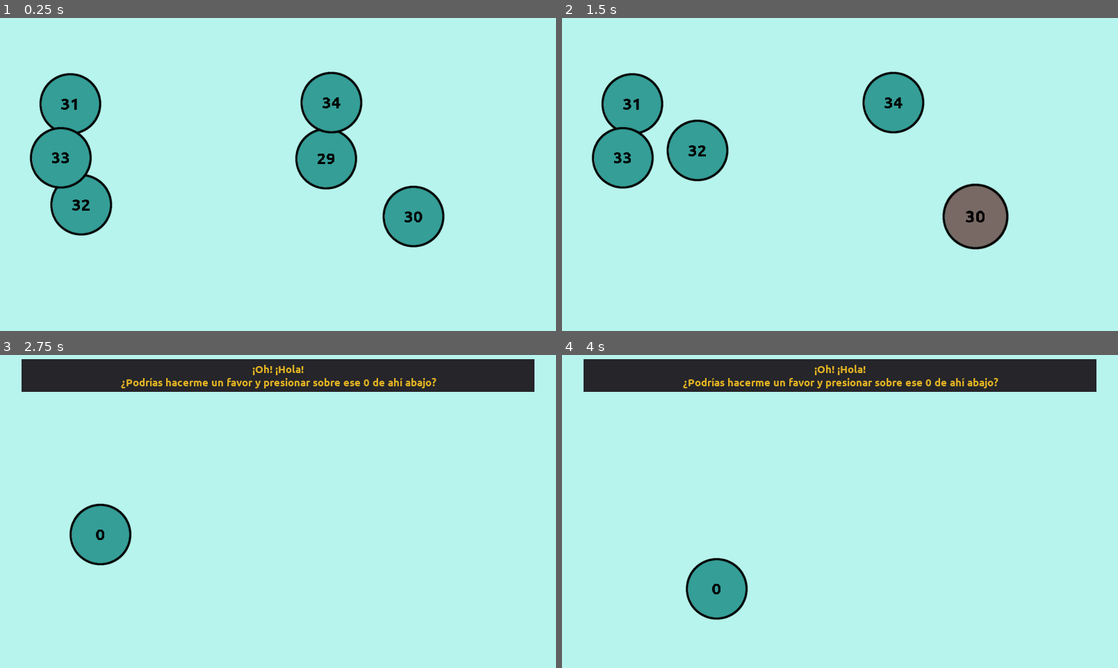
Above: before the commit, frames 1-4 (two rows, left to right).
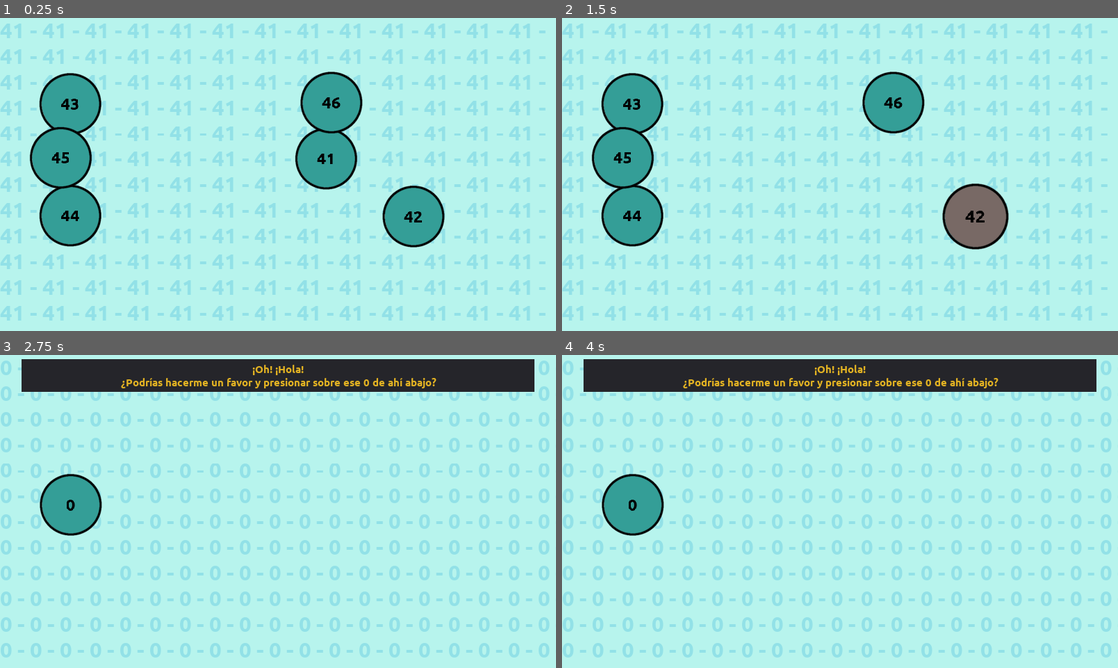
Above: after the commit, the same moments.

Repository: moisesjbc/contando-hasta-100
Game: Godot game, scene res://gameplay/main/main.tscn
The game is run twice, just before and just after one commit, with the same random seed, the same clock (stepped at 60 frames per second) and the same inputs.
Inputs (mouse positions are in pixels of both pictures, inside the frame that each line leads up to):
- Up to frame 1 (0.25 s): no input
- Up to frame 2 (1.5 s): move the mouse to (890, 158) at 0.52 s; click (890, 158) at 0.67 s; move the mouse to (973, 215) at 1.27 s; click (973, 215) at 1.42 s
- Up to frame 3 (2.75 s): click "Restart game" at 2 s
- Up to frame 4 (4 s): move the mouse to (895, 442) at 2.77 s; click (895, 442) at 2.92 s; move the mouse to (812, 574) at 3.52 s; click (812, 574) at 3.67 s

The runs differ from the first frame. In frame 1, 13% of the frame differs, in the area x 0-99%, y 1-97%; in frame 2, 16%; in frame 3, 15%; in frame 4, 16%.

Commit message:
Add notification taunt

Diff:
--- a/godot-project/gameplay/levels_config/levels_config.gd
+++ b/godot-project/gameplay/levels_config/levels_config.gd
@@ -81,6 +81,14 @@
 	},
 	36: {
 		LevelConfigKey.HINT: "¡Uff! Parece que no lo era"
+	},
+	45: {
+		LevelConfigKey.TRICK: TrickType.NOTIFICATION,
+		LevelConfigKey.GAME_OVER_TAUNT: "Mira que me salio fea la notificación y aún así caíste :-D"
+	},
+	51: {
+		LevelConfigKey.HINT: "¡Mitad del camino! ¡Dale al 50 para continuar!",
+		LevelConfigKey.GAME_OVER_TAUNT: "¿O era el 51?"
 	}
 }
 
--- a/godot-project/gameplay/main/main.gd
+++ b/godot-project/gameplay/main/main.gd
@@ -10,10 +10,10 @@
 func _ready():
 	# set_level(current_level)
 	# TODO: Remove development trick
-	for i in range(0, 32):
+	for i in range(0, 44):
 		current_level = i
 		$levels_config.get_level_config(i)
-	set_level(32)
+	set_level(44)
 
 
 func reset_hint():
@@ -32,9 +32,14 @@
 		$taunt_background.repeat_number(get_random_number())
 
 
+func reset_notification():
+	$notification.set_active(current_level_config[LevelConfigKey.TRICK] == TrickType.NOTIFICATION, get_random_number())
+
+
 func reset():
 	reset_background()
 	reset_hint()
+	reset_notification()
 	$balls_manager.set_level(
 		current_level,
 		current_level_config[LevelConfigKey.N_EXTRA_VALUES],
@@ -63,7 +68,7 @@
 
 
 func is_victory():
-	return current_level >= 35
+	return current_level >= 55
 
 
 func get_random_number():
--- a/godot-project/gameplay/main/main.tscn
+++ b/godot-project/gameplay/main/main.tscn
@@ -6,6 +6,7 @@
 [ext_resource path="res://gameplay/gui/game_over_screen/game_over_screen.tscn" type="PackedScene" id=4]
 [ext_resource path="res://gameplay/levels_config/levels_config.tscn" type="PackedScene" id=5]
 [ext_resource path="res://gameplay/gui/taunt_background/taunt_background.tscn" type="PackedScene" id=6]
+[ext_resource path="res://gameplay/notification/notification.tscn" type="PackedScene" id=7]
 
 [node name="main" type="Node2D"]
 script = ExtResource( 3 )
@@ -23,4 +24,6 @@
 
 [node name="levels_config" parent="." instance=ExtResource( 5 )]
 
+[node name="notification" parent="." instance=ExtResource( 7 )]
+
 [connection signal="number_selected" from="balls_manager" to="." method="_on_balls_manager_number_selected"]
--- /dev/null
+++ b/godot-project/gameplay/notification/notification.gd
@@ -0,0 +1,20 @@
+extends Node2D
+
+
+var notification_messages = [
+	"¡No pulses el %d!",
+	"¡Pulsa el %d para salvarnos a todos!",
+	"Por lo que más quieras, ¡no pulses el %d!"
+]
+
+
+func _ready():
+	set_active(false, 0)
+
+
+func set_active(active: bool, value: int):
+	visible = active
+	$notification_background/animation_player.stop()
+	if active:
+		$notification_background/animation_player.play("appearance")
+		$notification_background/label.text = "¡IMPORTANTE!\n" + notification_messages[randi() % len(notification_messages)] % value
--- /dev/null
+++ b/godot-project/gameplay/notification/notification.tscn
@@ -0,0 +1,87 @@
+[gd_scene load_steps=7 format=2]
+
+[ext_resource path="res://gameplay/notification/notification.png" type="Texture" id=1]
+[ext_resource path="res://gameplay/notification/notification.gd" type="Script" id=2]
+[ext_resource path="res://fonts/Ubuntu-B.ttf" type="DynamicFontData" id=3]
+
+[sub_resource type="Animation" id=1]
+length = 0.001
+tracks/0/type = "value"
+tracks/0/path = NodePath(".:position")
+tracks/0/interp = 1
+tracks/0/loop_wrap = true
+tracks/0/imported = false
+tracks/0/enabled = true
+tracks/0/keys = {
+"times": PoolRealArray( 0 ),
+"transitions": PoolRealArray( 1 ),
+"update": 0,
+"values": [ Vector2( 1080, 815 ) ]
+}
+tracks/1/type = "value"
+tracks/1/path = NodePath(".:modulate")
+tracks/1/interp = 1
+tracks/1/loop_wrap = true
+tracks/1/imported = false
+tracks/1/enabled = true
+tracks/1/keys = {
+"times": PoolRealArray( 0 ),
+"transitions": PoolRealArray( 1 ),
+"update": 0,
+"values": [ Color( 1, 1, 1, 1 ) ]
+}
+
+[sub_resource type="Animation" id=2]
+resource_name = "appearance"
+length = 4.0
+tracks/0/type = "value"
+tracks/0/path = NodePath(".:position")
+tracks/0/interp = 1
+tracks/0/loop_wrap = true
+tracks/0/imported = false
+tracks/0/enabled = true
+tracks/0/keys = {
+"times": PoolRealArray( 0, 0.5 ),
+"transitions": PoolRealArray( 1, 1 ),
+"update": 0,
+"values": [ Vector2( 1080, 815 ), Vector2( 1080, 623 ) ]
+}
+tracks/1/type = "value"
+tracks/1/path = NodePath(".:modulate")
+tracks/1/interp = 1
+tracks/1/loop_wrap = true
+tracks/1/imported = false
+tracks/1/enabled = true
+tracks/1/keys = {
+"times": PoolRealArray( 3, 4 ),
+"transitions": PoolRealArray( 1, 1 ),
+"update": 0,
+"values": [ Color( 1, 1, 1, 1 ), Color( 1, 1, 1, 0 ) ]
+}
+
+[sub_resource type="DynamicFont" id=3]
+size = 30
+font_data = ExtResource( 3 )
+
+[node name="notification" type="Node2D"]
+script = ExtResource( 2 )
+
+[node name="notification_background" type="Sprite" parent="."]
+position = Vector2( 1080, 815 )
+texture = ExtResource( 1 )
+
+[node name="animation_player" type="AnimationPlayer" parent="notification_background"]
+autoplay = "appearance"
+anims/RESET = SubResource( 1 )
+anims/appearance = SubResource( 2 )
+
+[node name="label" type="Label" parent="notification_background"]
+margin_left = -178.0
+margin_top = -67.0
+margin_right = 178.0
+margin_bottom = 71.0
+custom_colors/font_color = Color( 1, 0, 0, 1 )
+custom_fonts/font = SubResource( 3 )
+align = 1
+valign = 1
+autowrap = true
--- a/godot-project/globals/trick_type.gd
+++ b/godot-project/globals/trick_type.gd
@@ -5,5 +5,6 @@
 	HINT_TEXT,
 	BACKGROUND_NUMBER,
 	MOVING_BALL,
-	TIME_BAR
+	TIME_BAR,
+	NOTIFICATION
 }
Not shown: 1 places in godot-project/gameplay/main/main.tscn that only renumber resources
Binary file added: godot-project/gameplay/notification/notification.png
Not shown, added: godot-project/gameplay/notification/notification.png.import
Not shown, added: design/notification.xcf
